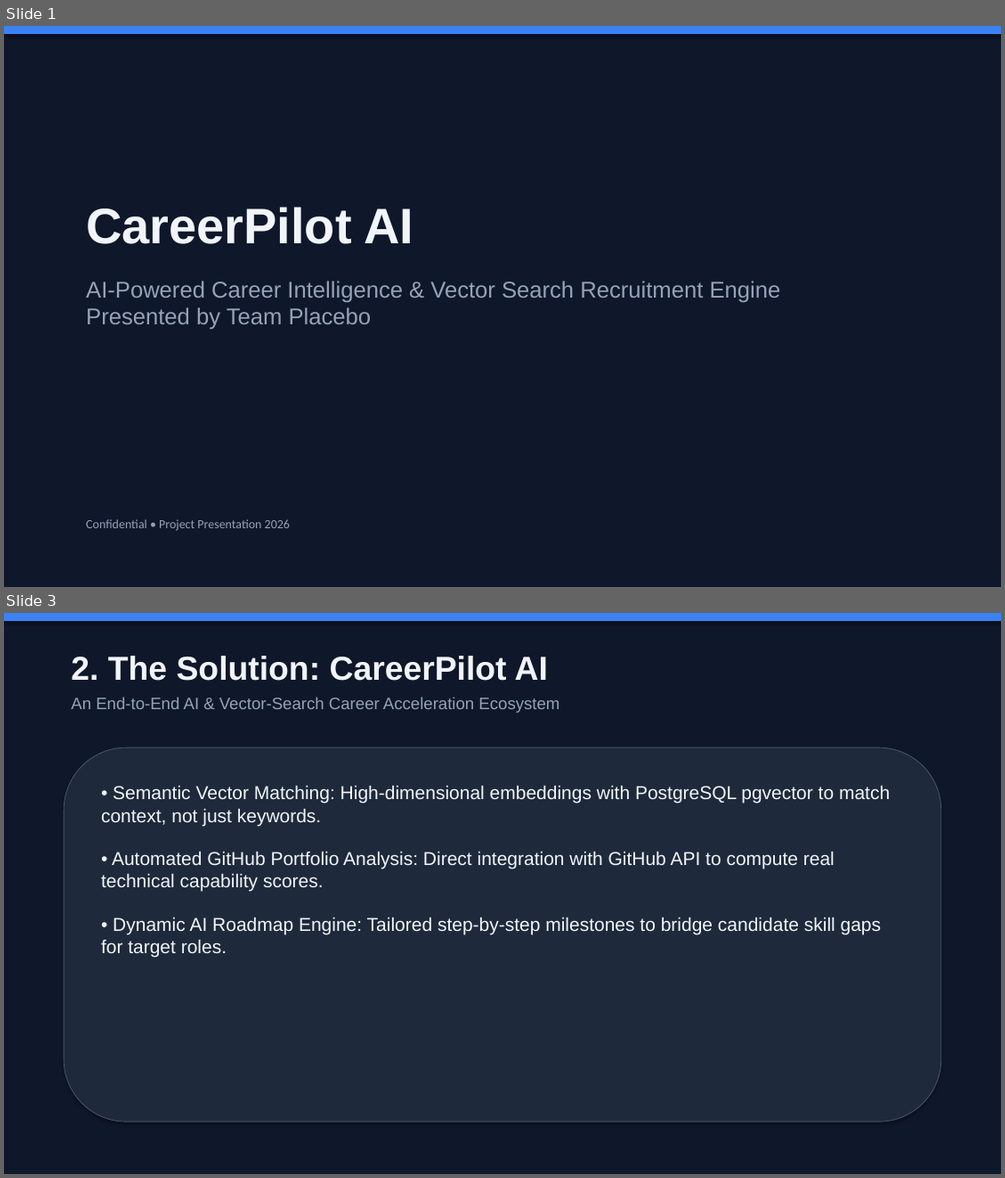
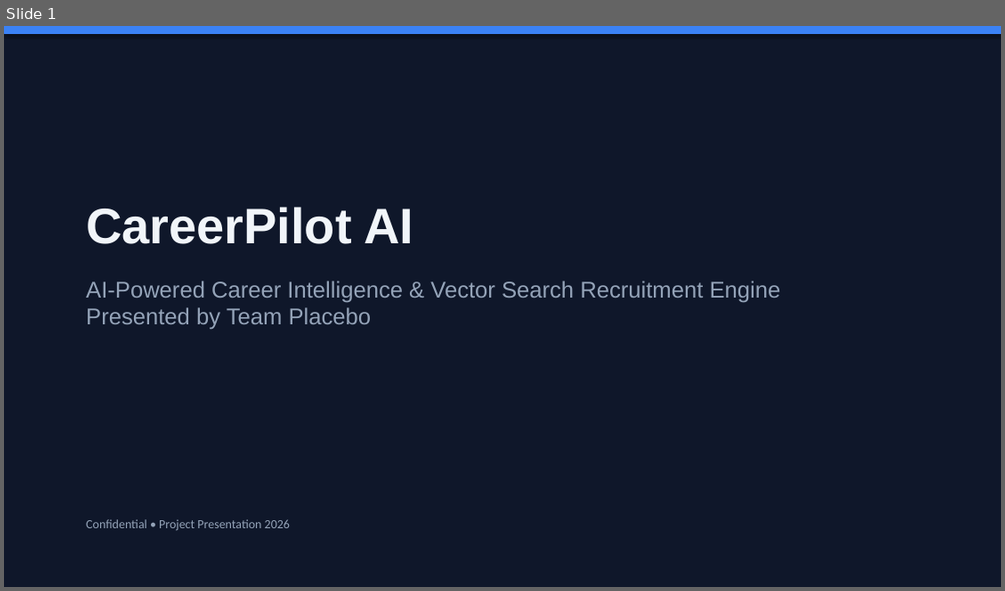
Before and after one commit to RudranshKadiveti/Team-Placebo, a slide deck: CareerPilot_AI_Presentation.pptx. Shown one above the other, each under a label of ours: slides 1 and 3 before the commit, slide 1 after it; the slides between them are not shown. The pictures are 1005x1178 and 1005x591 pixels, drawn with LibreOffice and Linux fonts; fonts in the diff are those of the drawing. Boxes give left, top, right and bottom in pixels: in the first picture for what was removed or moved away, otherwise in the second. Text is boxed around its words. In the diff, an @@ line names an element or a change of style, - is before the commit and + after.

```diff
--- a/CareerPilot_AI_Presentation.pptx
+++ b/CareerPilot_AI_Presentation.pptx
@@ slide 3 removed at <box>4,613,1001,1174</box>, background #FFFFFF @@
@@ rectangle removed at <box>4,613,1001,1174</box> @@
@@ rectangle removed at <box>4,613,1001,620</box> @@
@@ text removed at <box>71,656,559,713</box> @@
-2. The Solution: CareerPilot AI
-An End-to-End AI & Vector-Search Career Acceleration Ecosystem
@@ rounded rectangle removed at <box>64,747,941,1121</box> @@
@@ text removed at <box>101,785,890,957</box> @@
-• Semantic Vector Matching: High-dimensional embeddings with PostgreSQL pgvector to match context, not just keywords.
-• Automated GitHub Portfolio Analysis: Direct integration with GitHub API to compute real technical capability scores.
-• Dynamic AI Roadmap Engine: Tailored step-by-step milestones to bridge candidate skill gaps for target roles.
```
Also in this commit, not shown: 8 slides changed, 6 slides added, 6 other slides removed, 1 other file.
